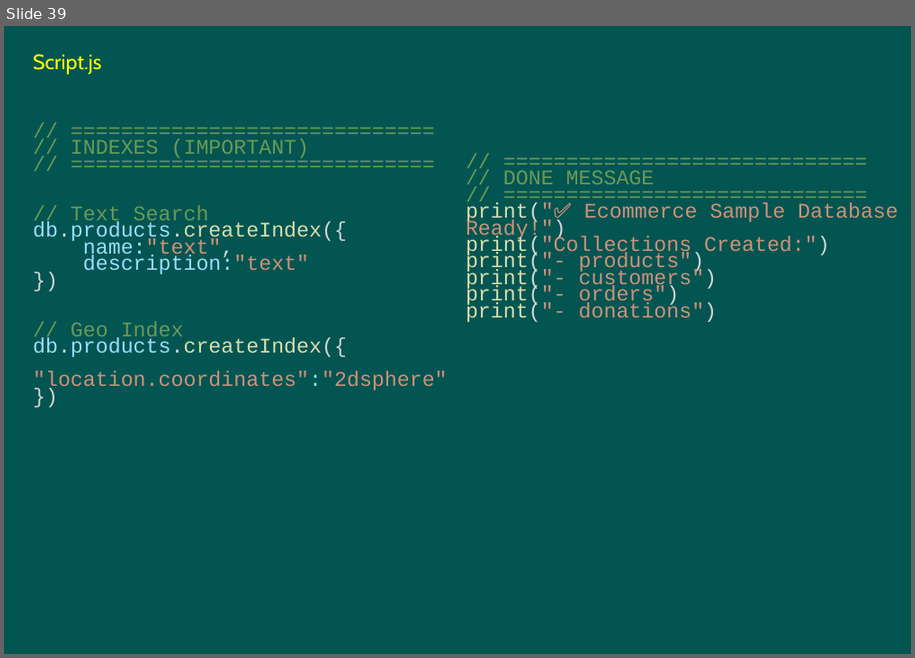
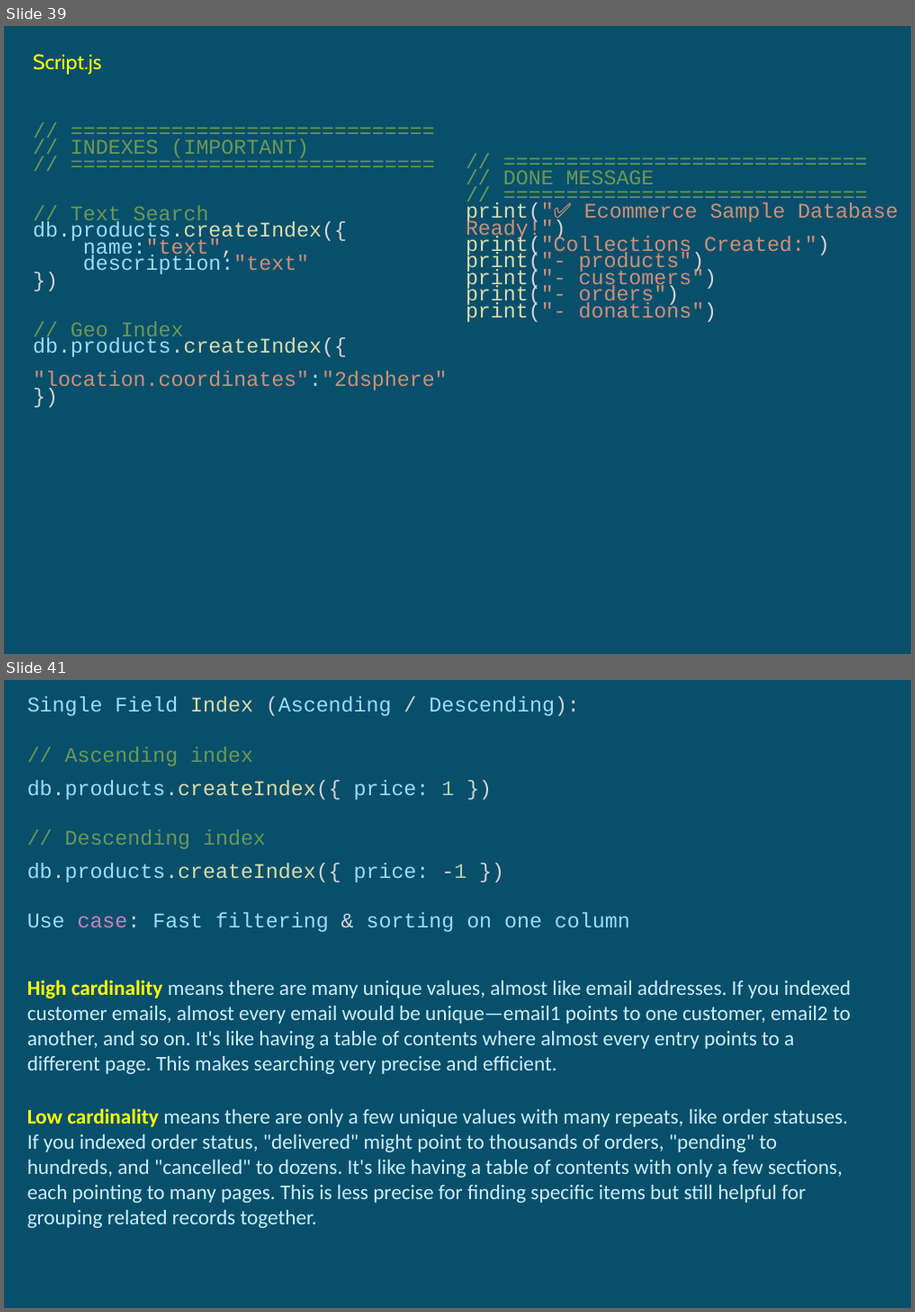
Before and after one commit to umalavanya/FullStackDevelopement_JavaSpring_SQL_ReactProjects, a slide deck: UmaTeachingMaterial/MongoDB-Intellipaat-live-class-handson.pptx. Shown one above the other, each under a label of ours: slide 39 before the commit, slides 39 and 41 after it; the slides between them are not shown. The pictures are 915x658 and 915x1312 pixels, drawn with LibreOffice and Linux fonts; fonts in the diff are those of the drawing. Boxes give left, top, right and bottom in pixels: in the first picture for what was removed or moved away, otherwise in the second. Text is boxed around its words. In the diff, an @@ line names an element or a change of style, - is before the commit and + after.

```diff
--- a/UmaTeachingMaterial/MongoDB-Intellipaat-live-class-handson.pptx
+++ b/UmaTeachingMaterial/MongoDB-Intellipaat-live-class-handson.pptx
@@ slide 41 added at (4, 680, 911, 1308), background #084F6A @@
@@ text added at (27, 697, 630, 932), 18 pt, text #9CDCFE @@
+Single Field Index (Ascending / Descending):
+// Ascending index
+db.products.createIndex({ price: 1 })
+// Descending index
+db.products.createIndex({ price: -1 })
+Use case: Fast filtering & sorting on one column
@@ text added at (27, 980, 851, 1228), 18 pt, text #CAEEFB @@
+High cardinality means there are many unique values, almost like email addresses. If you indexed customer emails, almost every email would be unique—email1 points to one customer, email2 to another, and so on. It's like having a table of contents where almost every entry points to a different page. This makes searching very precise and efficient.
+Low cardinality means there are only a few unique values with many repeats, like order statuses. If you indexed order status, "delivered" might point to thousands of orders, "pending" to hundreds, and "cancelled" to dozens. It's like having a table of contents with only a few sections, each pointing to many pages. This is less precise for finding specific items but still helpful for grouping related records together.
@@ slide 39 changed as well @@
@@ background #035552 to #084F6A @@
```
Also in this commit, not shown: 37 other slides changed, 95 other slides added, 96 slides removed, 1 other file.
